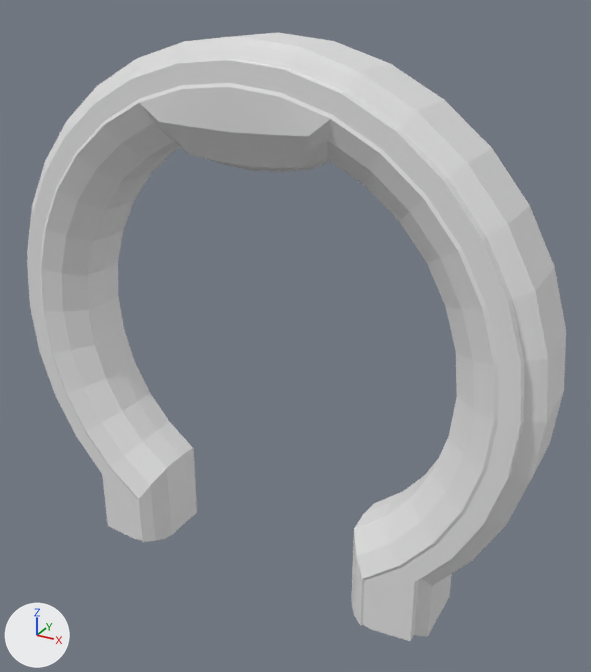
The Blender file Content/modeling/Object/Door/Door.blend as it was, and as the next commit left it.
The view is the same before and after, from a 50 mm lens placed at (1.18, -1.951, 1.809), pointed at (0.081, 0.049, 0.809). The axes (+X, +Y, +Z) are drawn at lower left. The lights are the same throughout. The older version comes first.
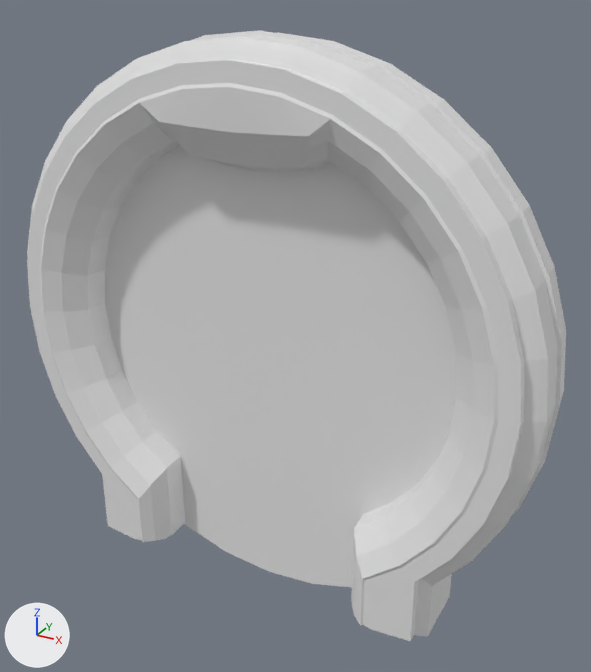
Where the change shows, as pixel boxes (x1, y1, x2, y2) in the pictures (591 x 672 px):
'Circle.001', reshaped
    before: (27, 32, 566, 641)
    after: (27, 30, 566, 641)
part 1 of me_circle_001, added
    after: (105, 30, 562, 588)

Patch to the scene script:
```diff
--- a/Content/modeling/Object/Door/Door.blend.py
+++ b/Content/modeling/Object/Door/Door.blend.py
@@ me_circle_001 @@
 # used by ob_circle_001; location = (0.0, 0.0, 0.8); rotation_euler = (-1.571, -1.571, 0.0), in degrees (-90, -90, 0); scale = (0.9, 0.9, 0.9)
-me_circle_001.from_pydata(...)  # 680 vertices, 660 faces; spans x -0.9..0.97, y -0.97..0.97, z -0.17..0.17
+me_circle_001.from_pydata(...)  # 694 vertices, 637 faces, 1 loose edge; spans x -0.98..0.98, y -0.98..0.98, z -0.17..0.17
+# me_circle_001 part 1: a new loose piece of 32 vertices spanning x -0.98..0.98, y -0.98..0.98, z 0.0
+# other edits to the shape of me_circle_001 do not show in these pictures
```
